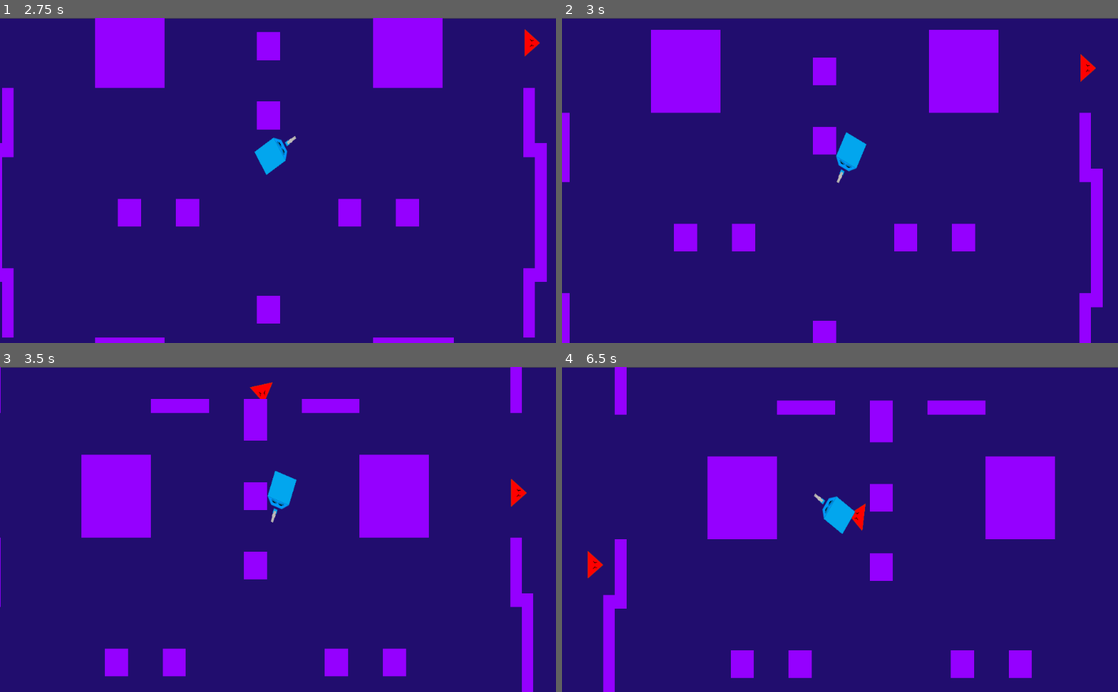
Above: before the commit, frames 1-4 (two rows, left to right).
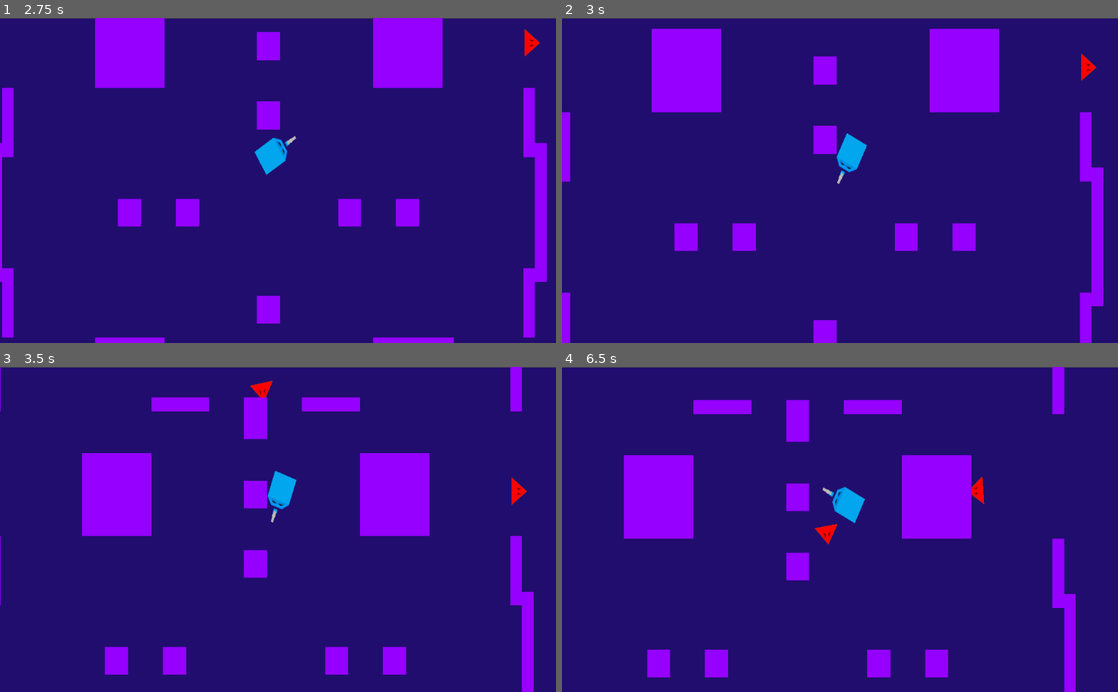
Above: after the commit, the same moments.

Repository: chaco470/CubeCrawler
Game: Godot game, scene res://Assets/Scenes/World.tscn
Two runs of this game, one before a commit and one after it. Both use one fixed random seed, a clock stepped at 60 frames per second and the inputs below.
Inputs (mouse positions are in pixels of both pictures, inside the frame that each line leads up to):
- Up to frame 1 (2.75 s): tap Enter at 0.5 s; move the mouse to (400, 164) at 0.52 s; hold Up (_up) 0.53-1.28 s; click (400, 164) at 0.6 s; move the mouse to (166, 196) at 1.27 s; hold Down (_down) 1.28-2.03 s; tap Right (_rigth) at 1.35 s; move the mouse to (333, 109) at 2.02 s; hold Up (_up) from 2.03 s (still down); click (333, 109) at 2.1 s
- Up to frame 2 (3 s): keep holding Up (_up); move the mouse to (812, 245) at 2.77 s; tap Right (_rigth) at 2.85 s
- Up to frame 3 (3.5 s): keep holding Up (_up)
- Up to frame 4 (6.5 s): move the mouse to (1006, 578) at 3.52 s; release Up (_up) at 3.53 s; hold Left (_left) 3.53-5.03 s; click (1006, 578) at 3.6 s; move the mouse to (673, 480) at 4.27 s; tap Right (_rigth) at 4.35, 5.85 s; move the mouse to (867, 529) at 5.02 s; hold Down (_down) 5.03-5.78 s; click (867, 529) at 5.1 s; move the mouse to (756, 448) at 5.77 s; hold Up (_up) from 5.78 s (still down)

Frame 1 is identical in both runs. In frame 2, 1.2% of the frame differs, in the area x 0-98%, y 3-100%; in frame 3, 1.3%; in frame 4, 23%, in the area x 4-93%, y 0-100%.

Commit message:
detalles menores

Diff:
--- a/Assets/Scenes/Enemigos.gd
+++ b/Assets/Scenes/Enemigos.gd
@@ -1,15 +1,11 @@
 extends Node
 
-var puerta_1
-var puerta_2
+onready var puerta_1 = $Puerta
+onready var puerta_2 = $Puerta2
 
 
 
-func initialize(puerta1, puerta2):
-	puerta_1 = puerta1
-	puerta_2 = puerta2
-
 func _physics_process(delta):
-	if get_children().size() <=0:
+	if get_children().size() <=2:
 		puerta_1.abrir()
 		puerta_2.abrir()
--- a/Assets/Scenes/World.gd
+++ b/Assets/Scenes/World.gd
@@ -1,12 +1 @@
 extends Node
-onready var enemigos_s_1 = $Enemigos_sala_1
-onready var enemigos_s_2 = $Enemigos_sala_2
-onready var puerta1 = $Puerta
-onready var puerta2 = $Puerta2
-onready var puerta3 = $Puerta3
-onready var puerta4 = $Puerta4
-
-# Called when the node enters the scene tree for the first time.
-func _ready():
-	enemigos_s_1.initialize(puerta1, puerta2)
-	enemigos_s_2.initialize(puerta3, puerta4)
--- a/Assets/Scenes/World.tscn
+++ b/Assets/Scenes/World.tscn
@@ -39,65 +39,79 @@
 [node name="Main" type="Node"]
 script = ExtResource( 9 )
 
-[node name="Enemigos_sala_1" type="Node" parent="."]
+[node name="RoomManager_1" type="Node" parent="."]
 script = ExtResource( 7 )
 
-[node name="Enemy_Melee" parent="Enemigos_sala_1" instance=ExtResource( 2 )]
+[node name="Enemy_Melee" parent="RoomManager_1" instance=ExtResource( 2 )]
 position = Vector2( -224.804, 1039.2 )
 
-[node name="Enemy_Melee7" parent="Enemigos_sala_1" instance=ExtResource( 2 )]
+[node name="Enemy_Melee7" parent="RoomManager_1" instance=ExtResource( 2 )]
 position = Vector2( 211.196, 1309.2 )
 
-[node name="Enemy_Melee8" parent="Enemigos_sala_1" instance=ExtResource( 2 )]
+[node name="Enemy_Melee8" parent="RoomManager_1" instance=ExtResource( 2 )]
 position = Vector2( 863.196, 1315.2 )
 
-[node name="Enemy_Melee9" parent="Enemigos_sala_1" instance=ExtResource( 2 )]
+[node name="Enemy_Melee9" parent="RoomManager_1" instance=ExtResource( 2 )]
 position = Vector2( 1249.2, 975.205 )
 
-[node name="Enemy_Melee2" parent="Enemigos_sala_1" instance=ExtResource( 2 )]
+[node name="Enemy_Melee2" parent="RoomManager_1" instance=ExtResource( 2 )]
 position = Vector2( 1208.03, 216.426 )
 
-[node name="Enemy_Melee3" parent="Enemigos_sala_1" instance=ExtResource( 2 )]
+[node name="Enemy_Melee3" parent="RoomManager_1" instance=ExtResource( 2 )]
 position = Vector2( -309.851, 378.826 )
 
-[node name="Enemy_Melee4" parent="Enemigos_sala_1" instance=ExtResource( 2 )]
+[node name="Enemy_Melee4" parent="RoomManager_1" instance=ExtResource( 2 )]
 position = Vector2( -266.872, -169.053 )
 
-[node name="Enemy_Melee5" parent="Enemigos_sala_1" instance=ExtResource( 2 )]
+[node name="Enemy_Melee5" parent="RoomManager_1" instance=ExtResource( 2 )]
 position = Vector2( 481.585, -108.411 )
 
-[node name="Enemy_Melee6" parent="Enemigos_sala_1" instance=ExtResource( 2 )]
+[node name="Enemy_Melee6" parent="RoomManager_1" instance=ExtResource( 2 )]
 position = Vector2( 1119.19, -180.342 )
 
-[node name="Enemigos_sala_2" type="Node" parent="."]
+[node name="Puerta" parent="RoomManager_1" instance=ExtResource( 8 )]
+position = Vector2( 479.553, -303.85 )
+
+[node name="Puerta2" parent="RoomManager_1" instance=ExtResource( 8 )]
+position = Vector2( 1392.18, 608.536 )
+rotation = 1.5708
+
+[node name="RoomManager_2" type="Node" parent="."]
 script = ExtResource( 7 )
 
-[node name="Enemy_Melee" parent="Enemigos_sala_2" instance=ExtResource( 2 )]
+[node name="Enemy_Melee" parent="RoomManager_2" instance=ExtResource( 2 )]
 position = Vector2( -268.945, -1178.87 )
 
-[node name="Enemy_Melee7" parent="Enemigos_sala_2" instance=ExtResource( 2 )]
+[node name="Enemy_Melee7" parent="RoomManager_2" instance=ExtResource( 2 )]
 position = Vector2( 61.109, -1502.16 )
 
-[node name="Enemy_Melee8" parent="Enemigos_sala_2" instance=ExtResource( 2 )]
+[node name="Enemy_Melee8" parent="RoomManager_2" instance=ExtResource( 2 )]
 position = Vector2( 891.099, -1462.26 )
 
-[node name="Enemy_Melee9" parent="Enemigos_sala_2" instance=ExtResource( 2 )]
+[node name="Enemy_Melee9" parent="RoomManager_2" instance=ExtResource( 2 )]
 position = Vector2( 1315.24, -929.259 )
 
-[node name="Enemy_Melee2" parent="Enemigos_sala_2" instance=ExtResource( 2 )]
+[node name="Enemy_Melee2" parent="RoomManager_2" instance=ExtResource( 2 )]
 position = Vector2( 1202.03, -1893.57 )
 
-[node name="Enemy_Melee3" parent="Enemigos_sala_2" instance=ExtResource( 2 )]
+[node name="Enemy_Melee3" parent="RoomManager_2" instance=ExtResource( 2 )]
 position = Vector2( -315.851, -1731.17 )
 
-[node name="Enemy_Melee4" parent="Enemigos_sala_2" instance=ExtResource( 2 )]
+[node name="Enemy_Melee4" parent="RoomManager_2" instance=ExtResource( 2 )]
 position = Vector2( -282.872, -2281.05 )
 
-[node name="Enemy_Melee5" parent="Enemigos_sala_2" instance=ExtResource( 2 )]
+[node name="Enemy_Melee5" parent="RoomManager_2" instance=ExtResource( 2 )]
 position = Vector2( 475.585, -2218.41 )
 
-[node name="Enemy_Melee6" parent="Enemigos_sala_2" instance=ExtResource( 2 )]
+[node name="Enemy_Melee6" parent="RoomManager_2" instance=ExtResource( 2 )]
 position = Vector2( 1113.19, -2290.34 )
+
+[node name="Puerta" parent="RoomManager_2" instance=ExtResource( 8 )]
+position = Vector2( 480.695, -846.822 )
+rotation = 3.14159
+
+[node name="Puerta2" parent="RoomManager_2" instance=ExtResource( 8 )]
+position = Vector2( 479.196, -2352.07 )
 
 [node name="CanvasLayer" type="CanvasLayer" parent="."]
 layer = -1
@@ -126,17 +140,3 @@
 [node name="CrossAir" type="Node" parent="."]
 script = ExtResource( 5 )
 crossAir = ExtResource( 6 )
-
-[node name="Puerta" parent="." instance=ExtResource( 8 )]
-position = Vector2( 479.553, -303.85 )
-
-[node name="Puerta2" parent="." instance=ExtResource( 8 )]
-position = Vector2( 1392.18, 608.536 )
-rotation = 1.5708
-
-[node name="Puerta3" parent="." instance=ExtResource( 8 )]
-position = Vector2( 480.695, -846.822 )
-rotation = 3.14159
-
-[node name="Puerta4" parent="." instance=ExtResource( 8 )]
-position = Vector2( 479.196, -2352.07 )
--- a/Assets/Scripts/Enemy_Melee.gd
+++ b/Assets/Scripts/Enemy_Melee.gd
@@ -12,14 +12,7 @@
 
 func _physics_process(delta):
 	if target != null:
-		if target.is_in_group("player"):
-
-			position += (target.position - position) / 50
-			look_at(target.global_position)
-			move_and_collide(motion)
-
-		else:
-			target = target
+		_follow_player()
 
 
 func hit():
@@ -28,14 +21,18 @@
 
 
 func _on_Area2D_body_entered(body):
-	target = body
+	if body.is_in_group("player"):
+		target = body
 
 
 
 func _on_Area2D_body_exited(body):
 	target = null
 
-
+func _follow_player():
+	position += (target.position - position) / 50
+	look_at(target.global_position)
+	move_and_collide(motion)
 
 func _on_HitPlayer_body_entered(body):
 	if body.has_method("notify_hit"):
